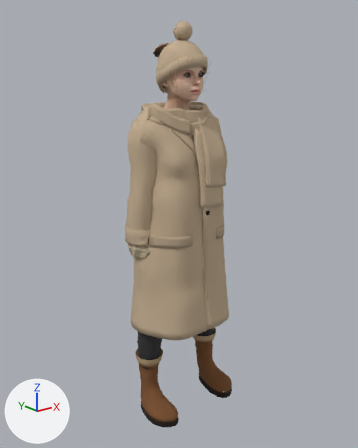
One commit to the glTF model demo-3d/models/real/partner.glb: the scene before it, then after it.
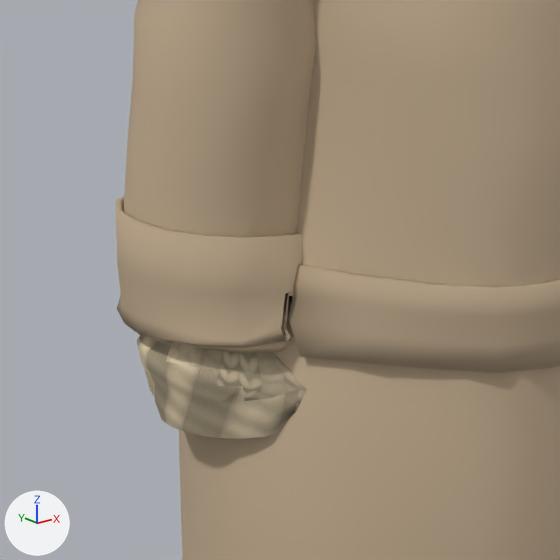
Each version appears first whole from a 50 mm camera at (-1.21, -1.544, 1.391) aimed at (-0.001, -0.032, 0.787), and next in a close-up on the part from 31% to 52% of the width and 44% to 61% of the height. The lights are fixed; the arrows at lower left show +X, +Y and +Z. The older version's two pictures come first. Vertices at exactly the same position are counted once.

The scene before the commit, as lines of its bpy script (objects in view):
```python
me_coat_partner_003 = bpy.data.meshes.new('coat_partner.003')
me_coat_partner_003.from_pydata(...)  # 4818 vertices, 9655 faces; spans x -0.24..0.24, y -0.212..0.133, z 0.376..1.264
me_coat_partner_003.materials.append(mat_coat_partner)
me_gloves_partner = bpy.data.meshes.new('gloves_partner')
me_gloves_partner.from_pydata(...)  # 3272 vertices, 6464 faces; spans x -0.208..0.208, y -0.094..0.021, z 0.59..0.762
me_gloves_partner.materials.append(mat_coat_partner)
me_sweater_partner_002 = bpy.data.meshes.new('sweater_partner.002')
me_sweater_partner_002.from_pydata(...)  # 2938 vertices, 5728 faces; spans x -0.233..0.233, y -0.171..0.106, z 0.682..1.253
# faces by material slot: [4756, 972]
me_sweater_partner_002.materials.append(mat_top_partner_game)  # picture img_top
me_sweater_partner_002.materials.append(mat_top_partner_rib_game)  # picture img_top_partner
ob_coat_partner = bpy.data.objects.new('coat_partner', me_coat_partner_003)
ob_coat_partner.location = (0.0, 0.0, 0.0)
ob_gloves_partner = bpy.data.objects.new('gloves_partner', me_gloves_partner)
ob_gloves_partner.location = (0.0, 0.0, 0.0)
ob_sweater_partner = bpy.data.objects.new('sweater_partner', me_sweater_partner_002)
ob_sweater_partner.location = (0.0, 0.0, 0.0)
```
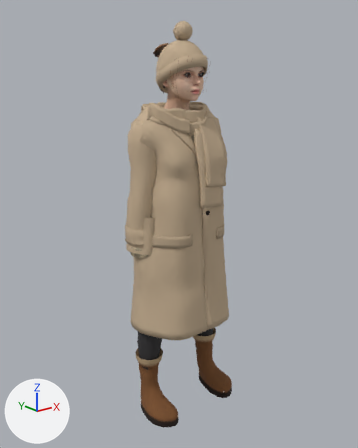
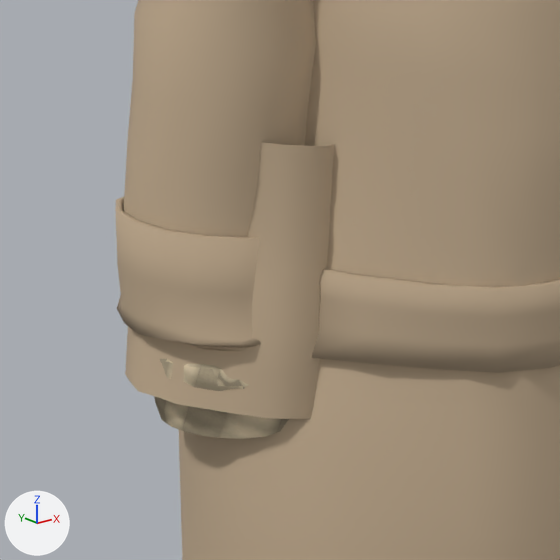
What the commit changed:
me_gloves_partner is used by ob_gloves_partner; location (0.0, 0.0, 0.0).
me_gloves_partner had 3272 vertices, 6464 faces and spanned x -0.208..0.208, y -0.094..0.021, z 0.59..0.762.
me_gloves_partner now has 3552 vertices, 6944 faces and spans x -0.238..0.236, y -0.094..0.036, z 0.59..0.862.
me_gloves_partner part 1: a new loose piece of 140 vertices spanning x -0.238..-0.127, y -0.091..0.034, z 0.708..0.862, in mat_coat_partner.
Other edits to the shape of me_gloves_partner do not show in these pictures.

Changed parts and their boxes [x1, y1, x2, y2] in the close-ups (560 x 560 px):
'gloves_partner', reshaped (mostly hidden before): before [196, 434, 219, 443]; after [125, 142, 335, 443]
part 1 of me_gloves_partner, added (brown): after [125, 142, 335, 419]
'sweater_partner', unchanged, covered by the edit: before [137, 335, 307, 439]; after [154, 359, 289, 439]
